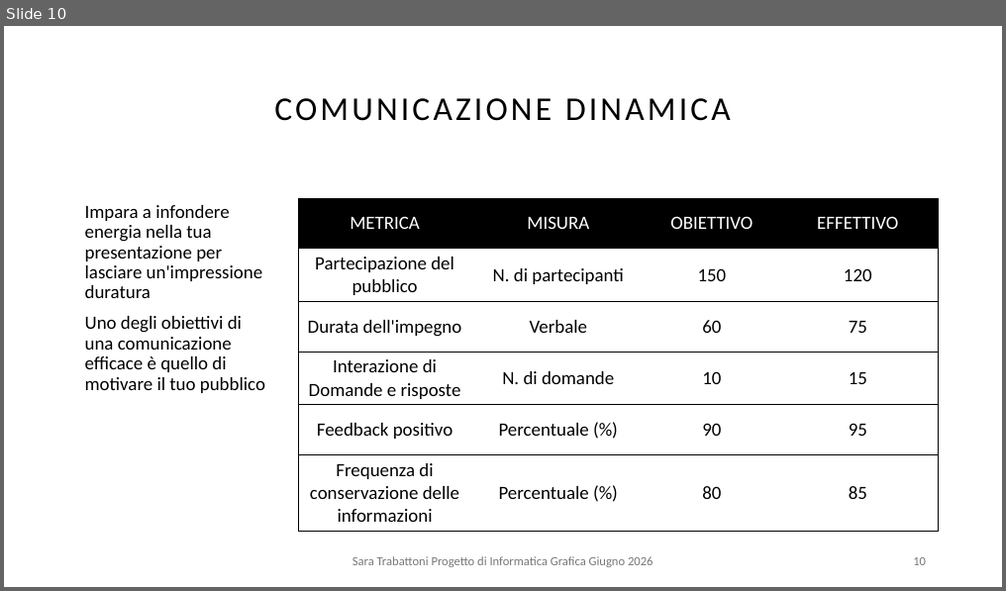
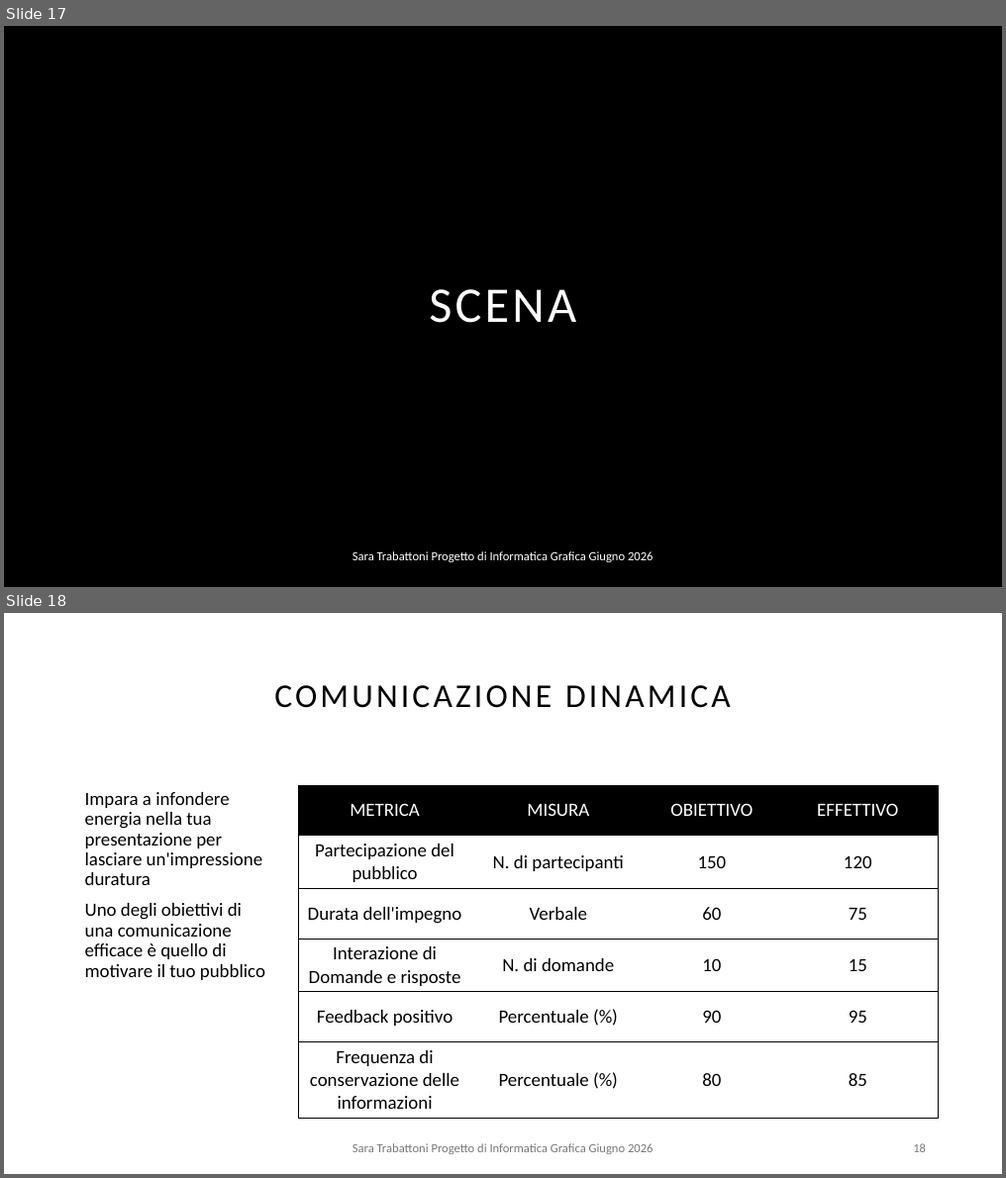
Before and after one commit to saratrabby/ComputerGraphicsProject, a slide deck: PresentazioneProgettoIG.pptx. Shown one above the other, each under a label of ours: slide 10 before the commit, slides 17 and 18 after it. The pictures are 1006x591 and 1006x1178 pixels, drawn with LibreOffice and Linux fonts; fonts in the diff are those of the drawing; background and template pictures are left out. Boxes give left, top, right and bottom in pixels: in the first picture for what was removed or moved away, otherwise in the second. Text is boxed around its words. In the diff, an @@ line names an element or a change of style, - is before the commit and + after.

```diff
--- a/PresentazioneProgettoIG.pptx
+++ b/PresentazioneProgettoIG.pptx
@@ slide 17 added at bbox=[4, 26, 1002, 587], background picture (left out) @@
@@ title added at bbox=[429, 289, 576, 323], 48 pt, text #FFFFFF @@
+SCENA
@@ text added at bbox=[352, 552, 652, 563], 12 pt, text #FFFFFF @@
+Sara Trabattoni Progetto di Informatica Grafica Giugno 2026
@@ what was slide 10 is now slide 18 @@
@@ page number at bbox=[913, 1144, 926, 1153]: text changed @@
-10
+18
```
Also in this commit, not shown: 1 slide changed, 8 other slides added, 1 slide removed, 3 other files.
